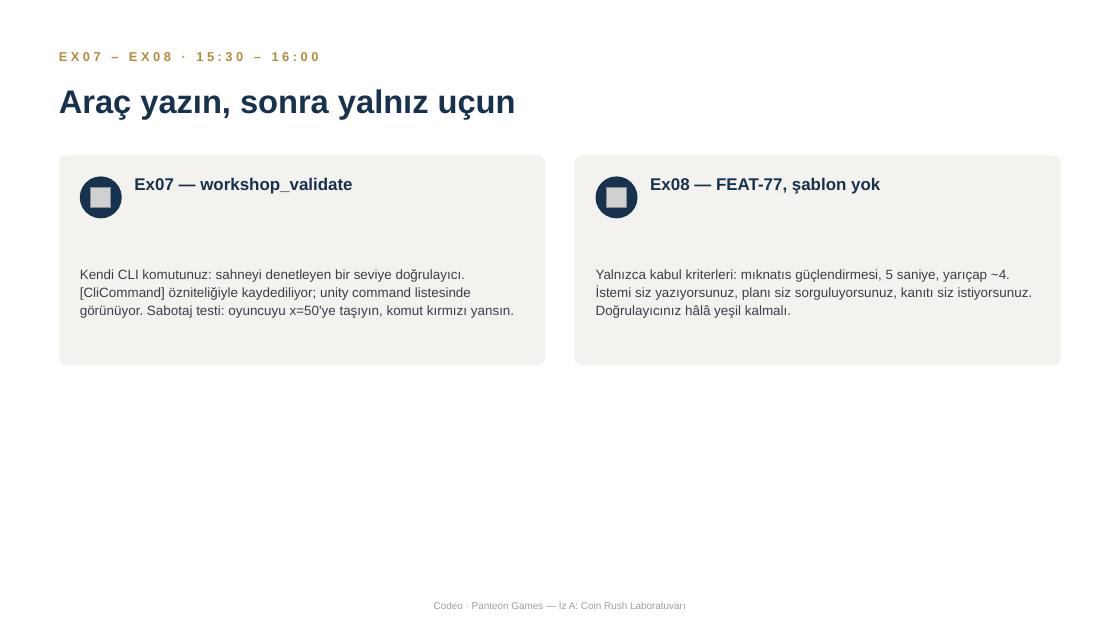
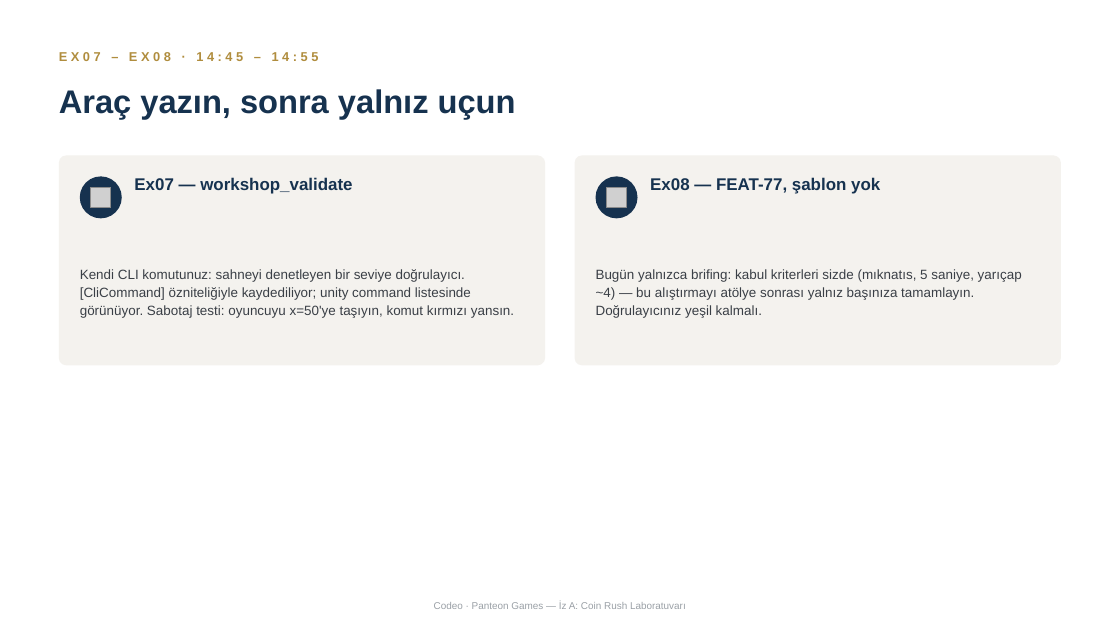
Before and after one commit to thickiran/panteon-workshop-materials, a slide deck: slide 8 of atolye_icerik/sunumlar/04_iz_a_unity_cli_lab.pptx. Drawn at 1120x630 pixels with LibreOffice and Linux fonts; fonts in the diff are those of the drawing; grey boxes stand for pictures. Boxes give left, top, right and bottom in pixels: in the first picture for what was removed or moved away, otherwise in the second. Text is boxed around its words. In the diff, an @@ line names an element or a change of style, - is before the commit and + after.

```diff
--- a/atolye_icerik/sunumlar/04_iz_a_unity_cli_lab.pptx
+++ b/atolye_icerik/sunumlar/04_iz_a_unity_cli_lab.pptx
@@ text at (59, 52, 319, 61): text changed @@
-EX07 – EX08 · 15:30 – 16:00
+EX07 – EX08 · 14:45 – 14:55
@@ text at (596, 269, 1022, 318): text changed @@
-Yalnızca kabul kriterleri: mıknatıs güçlendirmesi, 5 saniye, yarıçap ~4. İstemi siz yazıyorsunuz, planı siz sorguluyorsunuz, kanıtı siz istiyorsunuz. Doğrulayıcınız hâlâ yeşil kalmalı.
+Bugün yalnızca brifing: kabul kriterleri sizde (mıknatıs, 5 saniye, yarıçap ~4) — bu alıştırmayı atölye sonrası yalnız başınıza tamamlayın. Doğrulayıcınız yeşil kalmalı.
```
Also in this commit, not shown: 8 other slides changed, 13 other files.
